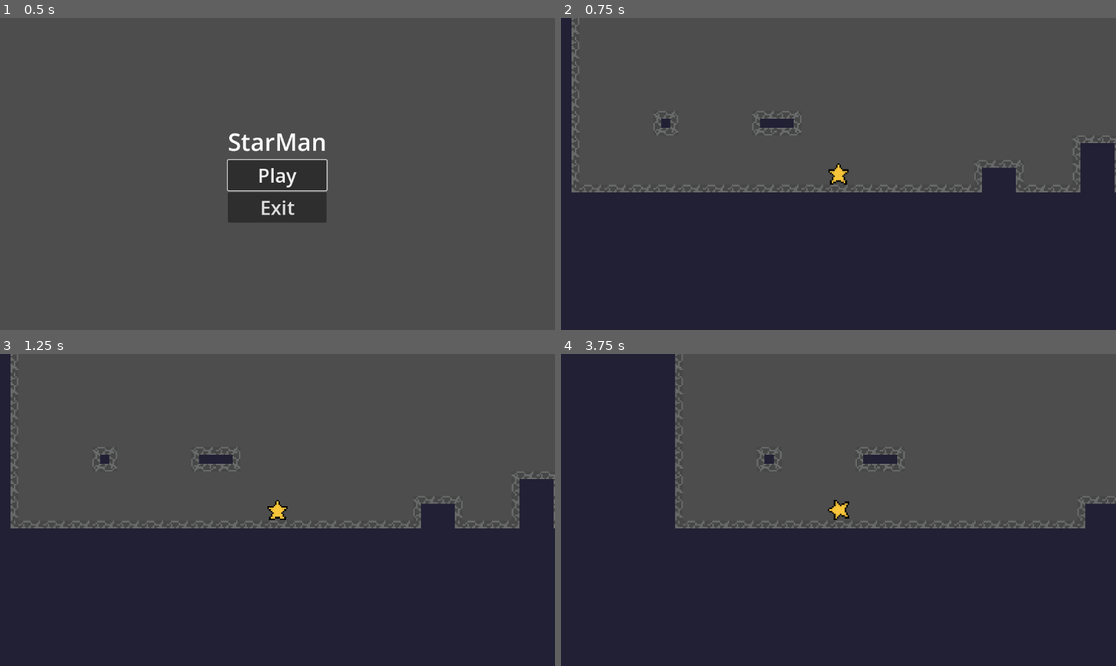
Above: before the commit, frames 1-4 (two rows, left to right).
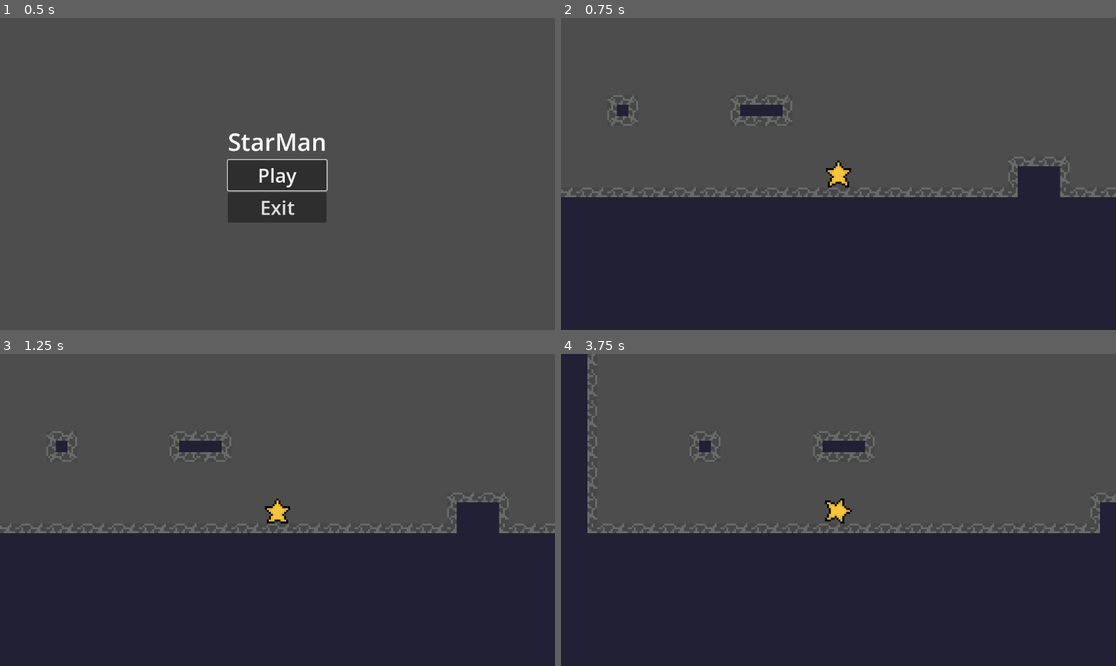
Above: after the commit, the same moments.

Repository: zackpoutziouris/2d_platformer_star
Game: Godot game, scene res://scenes/MainMenu.tscn
Two runs of this game, one before a commit and one after it. Both use one fixed random seed, a clock stepped at 60 frames per second and the inputs below.
Inputs:
- Up to frame 1 (0.5 s): no input
- Up to frame 2 (0.75 s): click "Play" at 0.5 s
- Up to frame 3 (1.25 s): no input
- Up to frame 4 (3.75 s): hold Ctrl (crouch, bound only after the commit) 1.28-2.03 s; hold D (move_right) 1.28-2.78 s; tap E (dash) at 1.35, 2.3, 2.85 s; tap Space (jump) at 1.52, 2.27 s; tap Enter at 2 s; tap Ctrl (crouch, bound only after the commit) at 2.1, 3.6 s; hold A (move_left) 2.78-3.53 s; hold Ctrl (crouch, bound only after the commit) 2.78-3.53 s; hold D (move_right) from 3.53 s (still down)

Frame 1 is identical in both runs. In frame 2, 7.1% of the frame differs, in the area x 0-100%, y 0-58%; in frame 3, 7.1%; in frame 4, 13%, in the area x 4-100%, y 0-58%.

Commit message:
Added crouch
Resized collision boxes for each animation.
Added crouch.

Diff:
--- a/star/project.godot
+++ b/star/project.godot
@@ -37,6 +37,11 @@
 "events": [Object(InputEventKey,"resource_local_to_scene":false,"resource_name":"","device":-1,"window_id":0,"alt_press …(192 unchanged characters)…
 ]
 }
+crouch={
+"deadzone": 0.2,
+"events": [Object(InputEventKey,"resource_local_to_scene":false,"resource_name":"","device":-1,"window_id":0,"alt_pressed":false,"shift_pressed":false,"ctrl_pressed":false,"meta_pressed":false,"pressed":false,"keycode":0,"physical_keycode":4194326,"key_label":0,"unicode":0,"location":0,"echo":false,"script":null)
+]
+}
 
 [physics]
 
--- a/star/scenes/player.tscn
+++ b/star/scenes/player.tscn
@@ -4,7 +4,7 @@
 [ext_resource type="Texture2D" uid="uid://cmibncu5ca0t5" path="res://assets/Sprite-0004-Sheet.png" id="2_g2els"]
 
 [sub_resource type="RectangleShape2D" id="RectangleShape2D_qhqgy"]
-size = Vector2(12.5, 14)
+size = Vector2(13, 14)
 
 [sub_resource type="Animation" id="Animation_g2els"]
 length = 0.001
@@ -20,6 +20,70 @@
 "update": 0,
 "values": [Rect2(0, 2, 13, 16)]
 }
+tracks/1/type = "value"
+tracks/1/imported = false
+tracks/1/enabled = true
+tracks/1/path = NodePath("../CollisionShape2D:position")
+tracks/1/interp = 1
+tracks/1/loop_wrap = true
+tracks/1/keys = {
+"times": PackedFloat32Array(0),
+"transitions": PackedFloat32Array(1),
+"update": 0,
+"values": [Vector2(0, 0)]
+}
+tracks/2/type = "value"
+tracks/2/imported = false
+tracks/2/enabled = true
+tracks/2/path = NodePath("../CollisionShape2D:shape:size")
+tracks/2/interp = 1
+tracks/2/loop_wrap = true
+tracks/2/keys = {
+"times": PackedFloat32Array(0),
+"transitions": PackedFloat32Array(1),
+"update": 0,
+"values": [Vector2(13, 14)]
+}
+
+[sub_resource type="Animation" id="Animation_smehm"]
+resource_name = "crouch"
+step = 0.25
+tracks/0/type = "value"
+tracks/0/imported = false
+tracks/0/enabled = true
+tracks/0/path = NodePath("Sprite2D:region_rect")
+tracks/0/interp = 1
+tracks/0/loop_wrap = true
+tracks/0/keys = {
+"times": PackedFloat32Array(0),
+"transitions": PackedFloat32Array(1),
+"update": 0,
+"values": [Rect2(16, 257, 13, 16)]
+}
+tracks/1/type = "value"
+tracks/1/imported = false
+tracks/1/enabled = true
+tracks/1/path = NodePath("../CollisionShape2D:position")
+tracks/1/interp = 1
+tracks/1/loop_wrap = true
+tracks/1/keys = {
+"times": PackedFloat32Array(0),
+"transitions": PackedFloat32Array(1),
+"update": 0,
+"values": [Vector2(0, 1)]
+}
+tracks/2/type = "value"
+tracks/2/imported = false
+tracks/2/enabled = true
+tracks/2/path = NodePath("../CollisionShape2D:shape:size")
+tracks/2/interp = 1
+tracks/2/loop_wrap = true
+tracks/2/keys = {
+"times": PackedFloat32Array(0),
+"transitions": PackedFloat32Array(1),
+"update": 0,
+"values": [Vector2(13, 12)]
+}
 
 [sub_resource type="Animation" id="Animation_fjrip"]
 resource_name = "dash"
@@ -34,7 +98,31 @@
 "times": PackedFloat32Array(0),
 "transitions": PackedFloat32Array(1),
 "update": 0,
-"values": [Rect2(6, 207, 33, 21)]
+"values": [Rect2(6, 206.5, 33, 21)]
+}
+tracks/1/type = "value"
+tracks/1/imported = false
+tracks/1/enabled = true
+tracks/1/path = NodePath("../CollisionShape2D:position")
+tracks/1/interp = 1
+tracks/1/loop_wrap = true
+tracks/1/keys = {
+"times": PackedFloat32Array(0),
+"transitions": PackedFloat32Array(1),
+"update": 0,
+"values": [Vector2(0, 0)]
+}
+tracks/2/type = "value"
+tracks/2/imported = false
+tracks/2/enabled = true
+tracks/2/path = NodePath("../CollisionShape2D:shape:size")
+tracks/2/interp = 1
+tracks/2/loop_wrap = true
+tracks/2/keys = {
+"times": PackedFloat32Array(0),
+"transitions": PackedFloat32Array(1),
+"update": 0,
+"values": [Vector2(13, 14)]
 }
 
 [sub_resource type="Animation" id="Animation_tuyoq"]
@@ -51,6 +139,30 @@
 "transitions": PackedFloat32Array(1),
 "update": 0,
 "values": [Rect2(16, 161, 13, 15)]
+}
+tracks/1/type = "value"
+tracks/1/imported = false
+tracks/1/enabled = true
+tracks/1/path = NodePath("../CollisionShape2D:position")
+tracks/1/interp = 1
+tracks/1/loop_wrap = true
+tracks/1/keys = {
+"times": PackedFloat32Array(0),
+"transitions": PackedFloat32Array(1),
+"update": 0,
+"values": [Vector2(0, 0)]
+}
+tracks/2/type = "value"
+tracks/2/imported = false
+tracks/2/enabled = true
+tracks/2/path = NodePath("../CollisionShape2D:shape:size")
+tracks/2/interp = 1
+tracks/2/loop_wrap = true
+tracks/2/keys = {
+"times": PackedFloat32Array(0),
+"transitions": PackedFloat32Array(1),
+"update": 0,
+"values": [Vector2(13, 15)]
 }
 
 [sub_resource type="Animation" id="Animation_qhqgy"]
@@ -68,7 +180,31 @@
 "times": PackedFloat32Array(0, 0.5),
 "transitions": PackedFloat32Array(1, 1),
 "update": 0,
-"values": [Rect2(16, 66, 13, 14), Rect2(64, 67, 13, 13)]
+"values": [Rect2(16, 66, 13, 14), Rect2(64, 66, 13, 14)]
+}
+tracks/1/type = "value"
+tracks/1/imported = false
+tracks/1/enabled = true
+tracks/1/path = NodePath("../CollisionShape2D:position")
+tracks/1/interp = 1
+tracks/1/loop_wrap = true
+tracks/1/keys = {
+"times": PackedFloat32Array(0, 0.5),
+"transitions": PackedFloat32Array(1, 1),
+"update": 0,
+"values": [Vector2(0, 0), Vector2(0, 0.5)]
+}
+tracks/2/type = "value"
+tracks/2/imported = false
+tracks/2/enabled = true
+tracks/2/path = NodePath("../CollisionShape2D:shape:size")
+tracks/2/interp = 1
+tracks/2/loop_wrap = true
+tracks/2/keys = {
+"times": PackedFloat32Array(0, 0.5),
+"transitions": PackedFloat32Array(1, 1),
+"update": 0,
+"values": [Vector2(13, 14), Vector2(13, 13)]
 }
 
 [sub_resource type="Animation" id="Animation_qlg0r"]
@@ -85,6 +221,30 @@
 "transitions": PackedFloat32Array(1),
 "update": 0,
 "values": [Rect2(16, 115, 13, 13)]
+}
+tracks/1/type = "value"
+tracks/1/imported = false
+tracks/1/enabled = true
+tracks/1/path = NodePath("../CollisionShape2D:position")
+tracks/1/interp = 1
+tracks/1/loop_wrap = true
+tracks/1/keys = {
+"times": PackedFloat32Array(0),
+"transitions": PackedFloat32Array(1),
+"update": 0,
+"values": [Vector2(0, 0)]
+}
+tracks/2/type = "value"
+tracks/2/imported = false
+tracks/2/enabled = true
+tracks/2/path = NodePath("../CollisionShape2D:shape:size")
+tracks/2/interp = 1
+tracks/2/loop_wrap = true
+tracks/2/keys = {
+"times": PackedFloat32Array(0),
+"transitions": PackedFloat32Array(1),
+"update": 0,
+"values": [Vector2(13, 13)]
 }
 
 [sub_resource type="Animation" id="Animation_dqkch"]
@@ -102,12 +262,37 @@
 "times": PackedFloat32Array(0, 0.25, 0.5, 0.75),
 "transitions": PackedFloat32Array(1, 1, 1, 1),
 "update": 0,
-"values": [Rect2(64, 19, 14, 13), Rect2(112, 18, 13, 14), Rect2(160, 19, 14, 13), Rect2(208, 18, 13, 14)]
+"values": [Rect2(64, 18, 14, 14), Rect2(112, 18, 13, 14), Rect2(160, 18, 14, 14), Rect2(208, 18, 13, 14)]
+}
+tracks/1/type = "value"
+tracks/1/imported = false
+tracks/1/enabled = true
+tracks/1/path = NodePath("../CollisionShape2D:position")
+tracks/1/interp = 1
+tracks/1/loop_wrap = true
+tracks/1/keys = {
+"times": PackedFloat32Array(0, 0.25, 0.5, 0.75),
+"transitions": PackedFloat32Array(1, 1, 1, 1),
+"update": 0,
+"values": [Vector2(0, 0.5), Vector2(0, 0), Vector2(0, 0.5), Vector2(0, 0)]
+}
+tracks/2/type = "value"
+tracks/2/imported = false
+tracks/2/enabled = true
+tracks/2/path = NodePath("../CollisionShape2D:shape:size")
+tracks/2/interp = 1
+tracks/2/loop_wrap = true
+tracks/2/keys = {
+"times": PackedFloat32Array(0, 0.25, 0.5, 0.75),
+"transitions": PackedFloat32Array(1, 1, 1, 1),
+"update": 0,
+"values": [Vector2(14, 13), Vector2(13, 14), Vector2(14, 13), Vector2(13, 14)]
 }
 
 [sub_resource type="AnimationLibrary" id="AnimationLibrary_qlg0r"]
 _data = {
 &"RESET": SubResource("Animation_g2els"),
+&"crouch": SubResource("Animation_smehm"),
 &"dash": SubResource("Animation_fjrip"),
 &"fall": SubResource("Animation_tuyoq"),
 &"idle": SubResource("Animation_qhqgy"),
@@ -122,7 +307,7 @@
 shape = SubResource("RectangleShape2D_qhqgy")
 
 [node name="Camera2D" type="Camera2D" parent="." unique_id=1611647242]
-zoom = Vector2(3.2, 3.2)
+zoom = Vector2(4, 4)
 
 [node name="AnimationHandle" type="Node2D" parent="." unique_id=291551407]
 
--- a/star/scripts/player.gd
+++ b/star/scripts/player.gd
@@ -13,6 +13,11 @@
 @export var dash_duration: float = 0.3
 @export var max_air_dashes: int = 1
 @export var dash_ignores_gravity: bool = true
+
+@export_category("Crouch")
+@export var crouch_speed_multiplier: float = 0.5
+@export var stand_clearance: float = 3.0 # standing is 2px taller than crouching
+var is_crouching: bool = false
 
 @onready var animation_handle: Node2D = $AnimationHandle
 @onready var animation_player: AnimationPlayer = $AnimationHandle/AnimationPlayer
@@ -37,6 +42,7 @@
 	if direction != 0.0 and not is_dashing:
 		facing = signf(direction)
 
+	_update_crouch()
 	_try_start_dash()
 
 	if is_dashing:
@@ -55,11 +61,13 @@
 			g *= 1.1
 		velocity.y += g * delta
 
+	var current_speed := move_speed * (crouch_speed_multiplier if is_crouching else 1.0)
+
 	# Horizontal movement.
 	if direction != 0.0:
 		velocity.x = move_toward(
 			velocity.x,
-			direction * move_speed,
+			direction * current_speed,
 			acceleration * delta
 		)
 	else:
@@ -77,8 +85,27 @@
 	if velocity.y < 0.0 and not Input.is_action_pressed("jump"):
 		velocity.y = maxf(velocity.y, jump_velocity * jump_cut_ratio)
 
+func _can_stand() -> bool:
+	return not test_move(global_transform, Vector2(0.0, -stand_clearance))
+
+func _update_crouch() -> void:
+	var wants_crouch := (
+		Input.is_action_pressed("crouch")
+		and is_on_floor()
+		and not is_dashing
+	)
+
+	if wants_crouch:
+		is_crouching = true
+	elif is_crouching and _can_stand():
+		is_crouching = false
+
 func _try_start_dash() -> void:
 	if is_dashing or not Input.is_action_just_pressed("dash"):
+		return
+
+	# Can't dash out of a crouch if there's no room to stand.
+	if is_crouching and not _can_stand():
 		return
 
 	# Dashing on the ground is free; dashing in the air uses a charge.
@@ -109,6 +136,8 @@
 	# Dash overrides everything for its whole duration.
 	if is_dashing:
 		animation_player.play("dash")
+	elif is_crouching:
+		animation_player.play("crouch")
 	# Moving horizontally: walk, even in the air.
 	elif absf(velocity.x) > 0.0:
 		animation_player.play("walk")
Binary file changed: star/assets/Sprite-0004-Sheet.png
Not shown, changed: assets/star/Sprite-0004-Sheet.png
Not shown, changed: assets/star/Sprite-0004.aseprite
